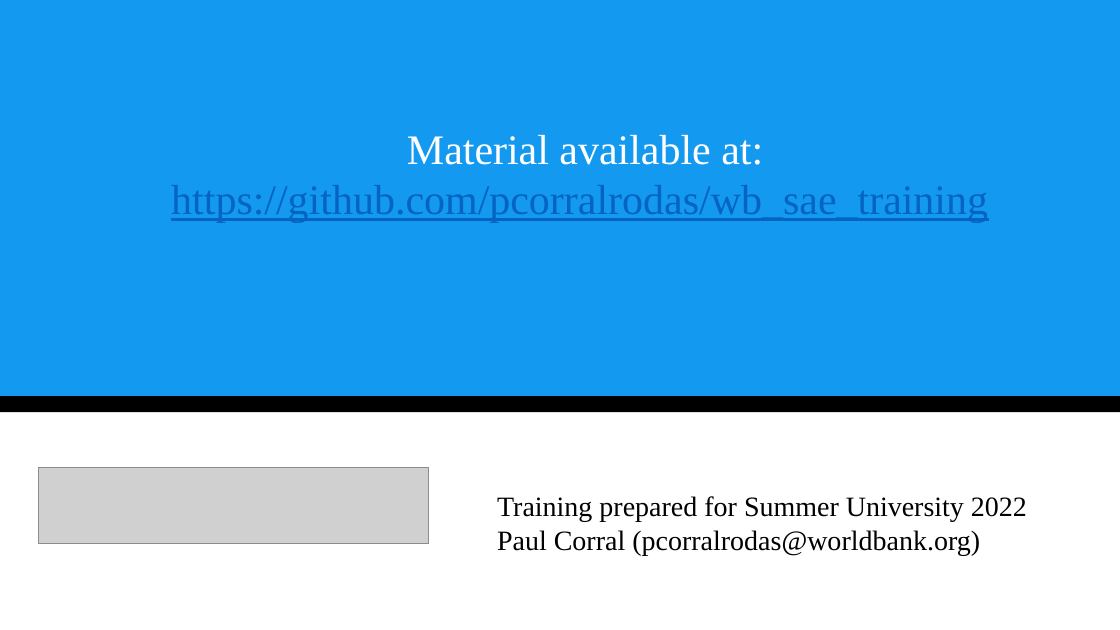
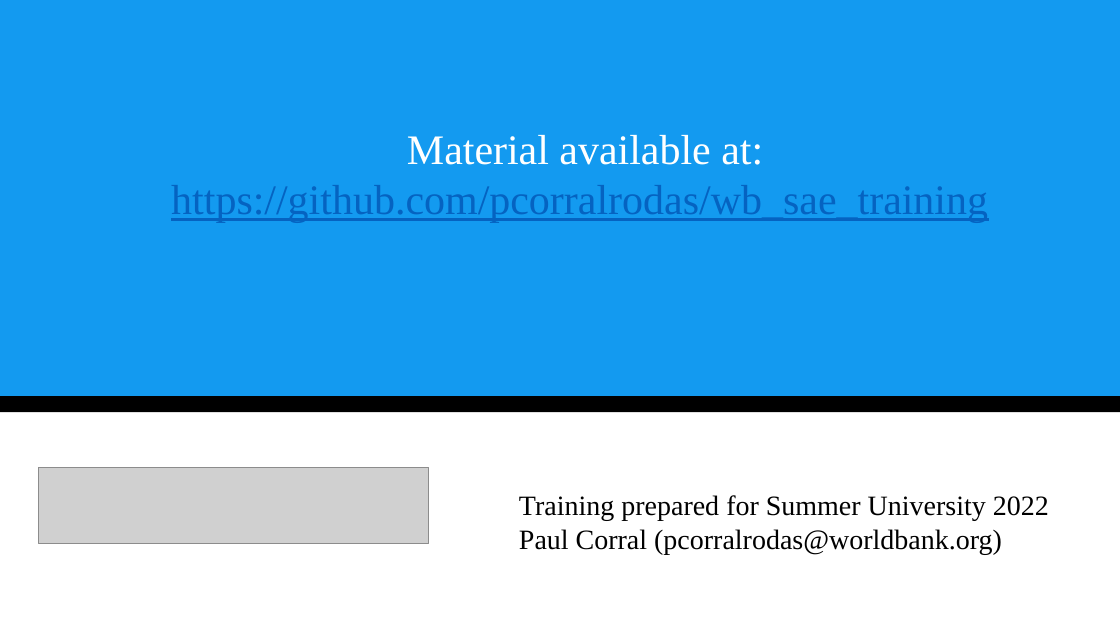
Before and after one commit to pcorralrodas/wb_sae_training, a slide deck: slide 13 of 03.Presentations/Small Area Estimation.pptx (slide 2 before the commit). Drawn at 1120x630 pixels with LibreOffice and Linux fonts; fonts in the diff are those of the drawing; grey boxes stand for pictures. Boxes give left, top, right and bottom in pixels: in the first picture for what was removed or moved away, otherwise in the second. Text is boxed around its words. In the diff, an @@ line names an element or a change of style, - is before the commit and + after.

```diff
--- a/03.Presentations/Small Area Estimation.pptx
+++ b/03.Presentations/Small Area Estimation.pptx
@@ text "Training prepared for Summer University ...": place and size @@
-text "Training prepared for Summer University ..." at box(497, 496, 1027, 555)
+text "Training prepared for Summer University ..." at box(519, 495, 1049, 554)
```
Also in this commit, not shown: 11 slides added.
